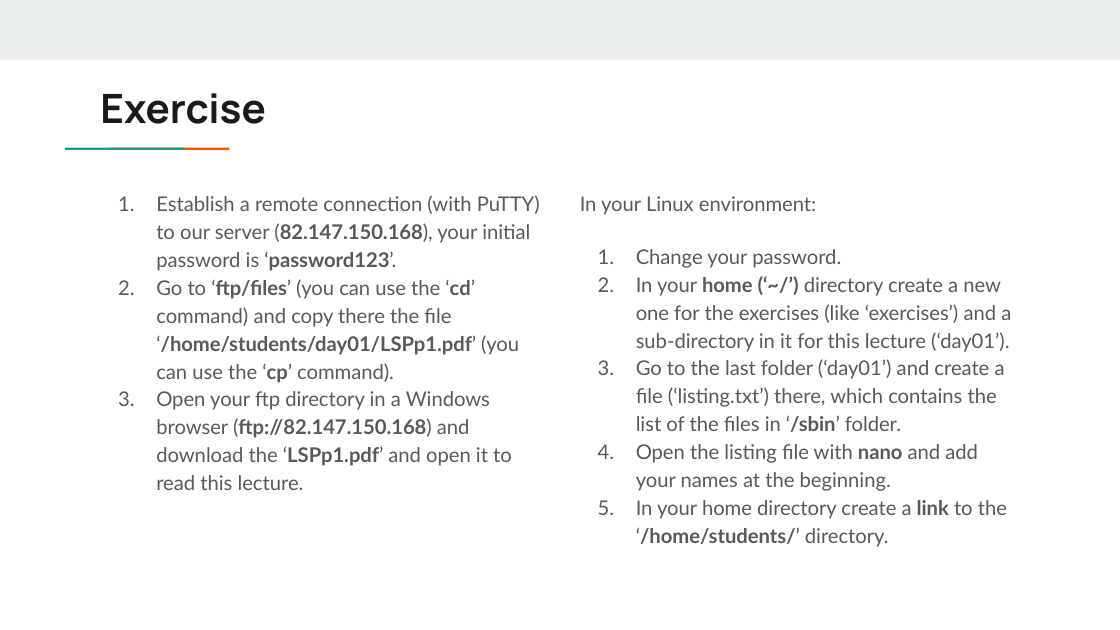
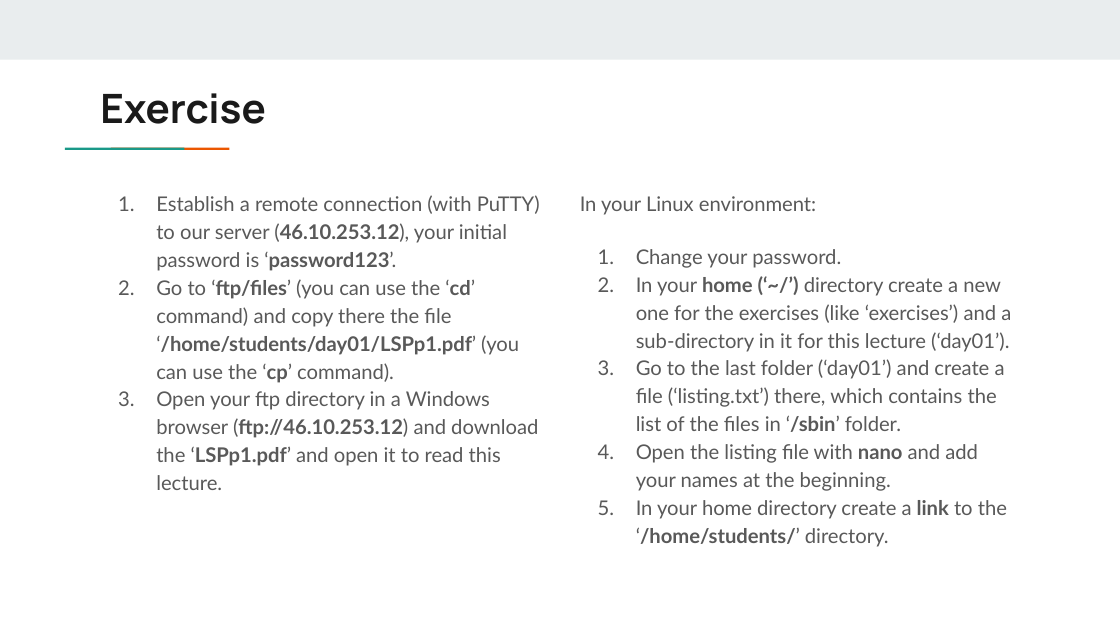
Before and after one commit to dimitarminchev/LSP, a slide deck: slide 18 of samples/01_Linux_Basics.pptx. Drawn at 1120x630 pixels with LibreOffice and Linux fonts; fonts in the diff are those of the drawing. Boxes give left, top, right and bottom in pixels: in the first picture for what was removed or moved away, otherwise in the second. Text is boxed around its words. In the diff, an @@ line names an element or a change of style, - is before the commit and + after.

```diff
--- a/samples/01_Linux_Basics.pptx
+++ b/samples/01_Linux_Basics.pptx
@@ text at [156, 195, 540, 271]: text changed @@
-1. Establish a remote connection (with PuTTY) to our server (82.147.150.168), your initial password is ‘password123’.
+1. Establish a remote connection (with PuTTY) to our server (46.10.253.12), your initial password is ‘password123’.
@@ text at [156, 391, 538, 490]: text changed @@
-3. Open your ftp directory in a Windows browser (ftp://82.147.150.168) and download the ‘LSPp1.pdf’ and open it to read this lecture.
+3. Open your ftp directory in a Windows browser (ftp://46.10.253.12) and download the ‘LSPp1.pdf’ and open it to read this lecture.
```
Also in this commit, not shown: 3 other slides changed, 15 other files.
